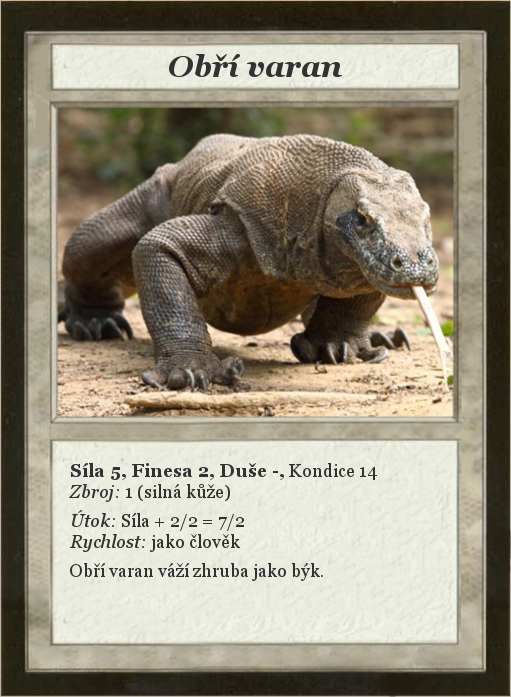
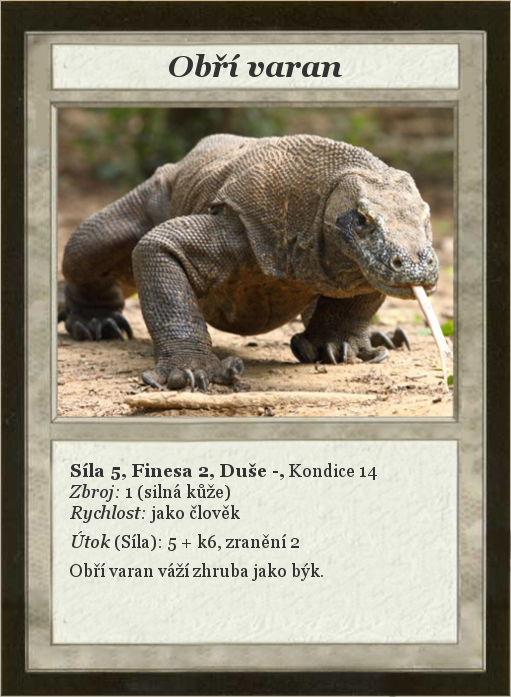
Layer changes from the first 511×697 image to the second:
painted on "Síla 5, Finesa 2, Duše -, Kond..." over [70, 505, 299, 552]
